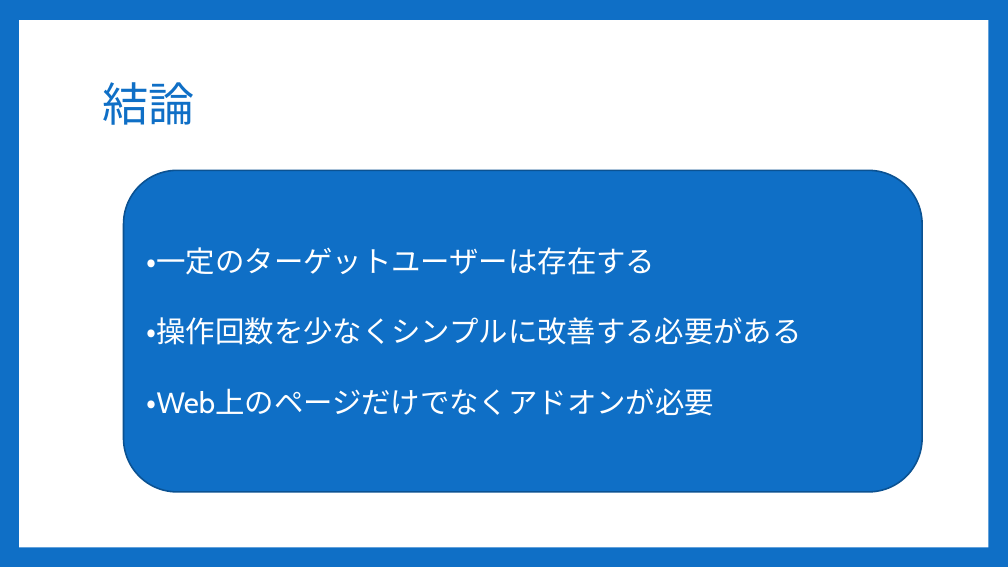
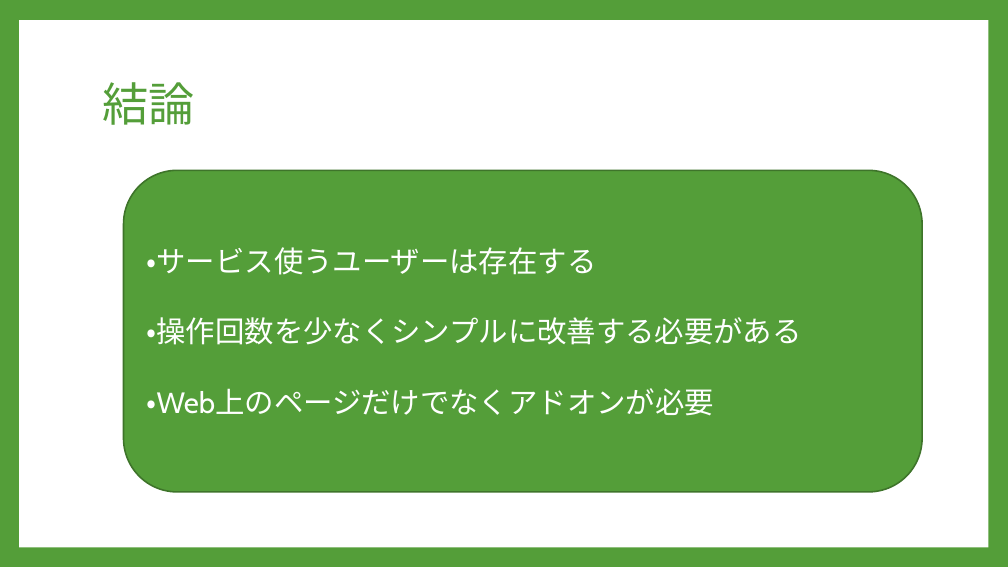
Before and after one commit to Sorarinu/ProjectP2016_F, a slide deck: slide 17 of production-idea/第2回中間発表改定２.pptx (slide 15 before the commit). Drawn at 1008x567 pixels with LibreOffice and Linux fonts; fonts in the diff are those of the drawing. Boxes give left, top, right and bottom in pixels: in the first picture for what was removed or moved away, otherwise in the second. Text is boxed around its words. In the diff, an @@ line names an element or a change of style, - is before the commit and + after.

```diff
--- a/production-idea/第2回中間発表改定２.pptx
+++ b/production-idea/第2回中間発表改定２.pptx
@@ background #0F6FC6 to #549E39 @@
@@ title "結論" at (102, 82, 194, 125): text colour #0F6FC6 to #549E39 @@
@@ rounded rectangle "・サービス使うユーザーは存在する" at (123, 170, 922, 492): fill #0F6FC6 to #549E39; outline #0B5292 1.5 pt to #3E752A 1.5 pt @@
@@ text in rounded rectangle at (147, 247, 597, 275): text changed @@
-・一定のターゲットユーザーは存在する
+・サービス使うユーザーは存在する
```
Also in this commit, not shown: 12 other slides changed, 2 slides added.
